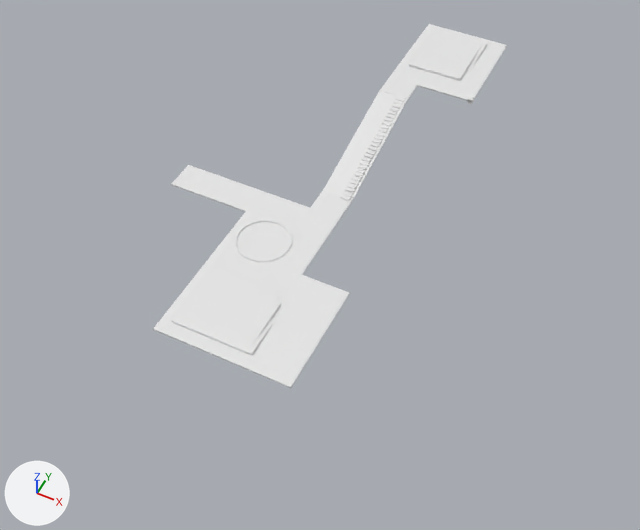
The Blender file Utils/Modelos/PlataformaEscada.blend as it was, and as the next commit left it.
Rendered twice from a 50 mm camera at (72.0, -276.0, 215.0) aimed at (-28.0, -75.0, -36.0). Lighting does not change. The marker at lower left points along +X, +Y and +Z.
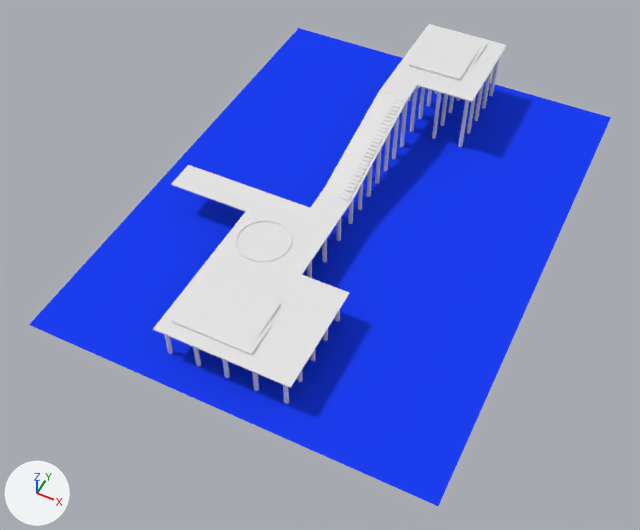
Boxes (x1, y1, x2, y2) around the edits, measured in the pictures (640 x 530 px):
'Plane.008', added (blue): after (29, 28, 611, 506)
'Cylinder.006', added: after (348, 100, 408, 224)
'Cylinder.001', added: after (458, 60, 499, 147)
'Cylinder.008', added: after (164, 310, 340, 404)
'Cylinder.005', added: after (432, 92, 460, 139)
'Cylinder.004', added: after (410, 86, 437, 132)
'Cylinder.002', added: after (307, 218, 341, 278)

Patch to the scene script:
```diff
--- a/Utils/Modelos/PlataformaEscada.blend.py
+++ b/Utils/Modelos/PlataformaEscada.blend.py
@@ mat_material_001 @@
+mat_material_001 = diffuse_material('Material.001')
+mat_material_001.base_color = (0.0121, 0.0493, 0.897)  # blue #1d3ff3
@@ me_cylinder_008 @@
+me_cylinder_008.from_pydata(...)  # 60 vertices, 40 faces; spans x -44.6..0.8, y -0.8..0.8, z -14.0..14.0
@@ me_cylinder_006 @@
+me_cylinder_006.from_pydata(...)  # 84 vertices, 56 faces; spans x -0.8..0.8, y -50.2..0.8, z -25.8..14.4
@@ me_cylinder_005 @@
+me_cylinder_005.from_pydata(...)  # 60 vertices, 40 faces; spans x -0.8..0.8, y -0.8..38.6, z -20.0..20.0
@@ me_cylinder_004 @@
+me_cylinder_004.from_pydata(...)  # 60 vertices, 40 faces; spans x -0.8..0.8, y -0.8..38.6, z -14.0..14.0
@@ me_cylinder_002 @@
+me_cylinder_002.from_pydata(...)  # a 6-sided cylinder along z spanning x -0.8..0.8, y -0.8..0.8, z -14.0..14.0
@@ me_plane @@
+me_plane.from_pydata([(-1.0, -1.0, 0.0), (1.0, -1.0, 0.0), (-1.0, 1.0, 0.0), (1.0, 1.0, 0.0)], [], [(0, 1, 3, 2)])
+me_plane.materials.append(mat_material_001)  # blue #1d3ff3
@@ ob_cylinder_008 @@
+ob_cylinder_008 = bpy.data.objects.new('Cylinder.008', me_cylinder_008)
+ob_cylinder_008.location = (-7.3, -103.5, -25.2)
+_m = ob_cylinder_008.modifiers.new('Array', 'ARRAY')
+_m.count = 5
+_m.constant_offset_displace = (0.0, 0.0, 0.0)
+_m.relative_offset_displace = (0.0, -6.2, 0.0)
@@ ob_cylinder_006 @@
+ob_cylinder_006 = bpy.data.objects.new('Cylinder.006', me_cylinder_006)
+ob_cylinder_006.location = (-23.2, -9.5, -13.9)
@@ ob_cylinder_005 @@
+ob_cylinder_005 = bpy.data.objects.new('Cylinder.005', me_cylinder_005)
+ob_cylinder_005.location = (-13.3, 1.3, -19.8)
@@ ob_cylinder_004 @@
+ob_cylinder_004 = bpy.data.objects.new('Cylinder.004', me_cylinder_004)
+ob_cylinder_004.location = (-23.4, 1.3, -19.8)
+ob_cylinder_004.scale = (1.0, 1.0, 1.43)
@@ ob_cylinder_002 @@
+ob_cylinder_002 = bpy.data.objects.new('Cylinder.002', me_cylinder_002)
+ob_cylinder_002.location = (-23.4, -92.7, -25.4)
+_m = ob_cylinder_002.modifiers.new('Array', 'ARRAY')
+_m.count = 3
+_m.constant_offset_displace = (0.0, 0.0, 0.0)
+_m.relative_offset_displace = (0.0, 7.9, 0.0)
@@ ob_cylinder_001 @@
+ob_cylinder_001 = bpy.data.objects.new('Cylinder.001', me_cylinder_004.copy())
+ob_cylinder_001.location = (-1.6, 1.3, -19.8)
+ob_cylinder_001.scale = (1.0, 1.0, 1.43)
@@ ob_plane_008 @@
+ob_plane_008 = bpy.data.objects.new('Plane.008', me_plane)
+ob_plane_008.location = (-25.7, -52.6, -25.0)
+ob_plane_008.scale = (75.0, 100.0, 1.0)
```
